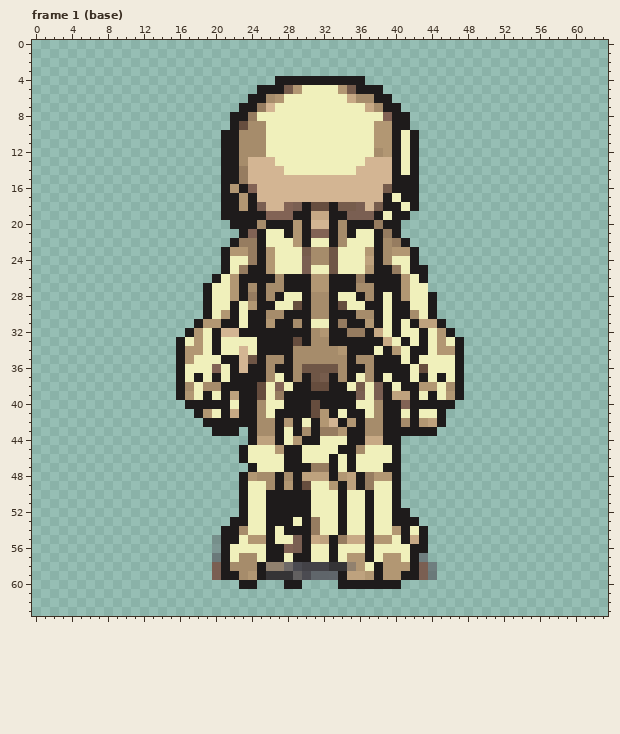
Edited in one commit: pixel-art file (assets/Enemy/skeleton/skeleton.aseprite). Above is the file before it was changed.
64x64 pixels, 27 frames. Colours within 5 levels of each other are drawn and written as one. Shown: frame 1 (base). The commit also changed other frames, which this record leaves out.
After:
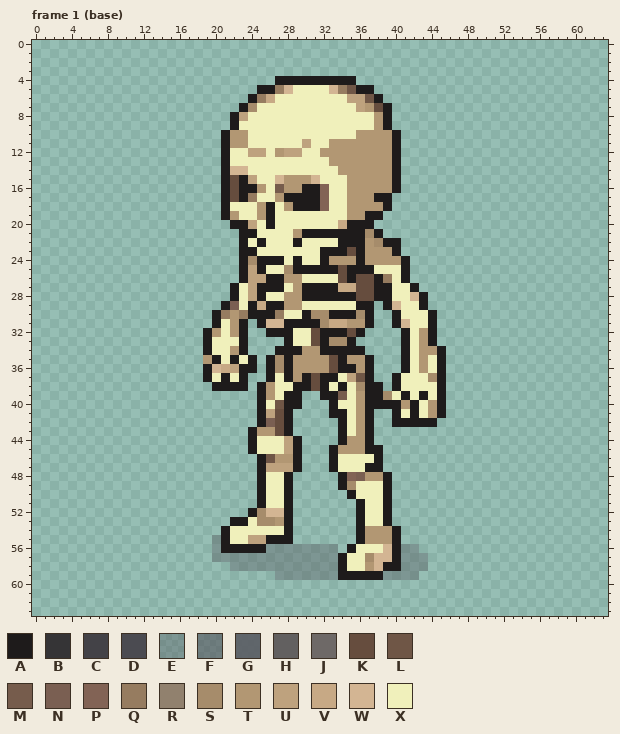
Palette (. is transparent): A #1e1b1b  B #353436  C #434247  D #4b4b51  E #58596065  F #585960a2  G #585960dd  H #626060  J #6e6967  K #664d3e  L #6f5646  M #765c4c  N #7a5f52  P #826355  Q #967c60  R #91816e  S #a68c6b  T #b29773  U #bea27e  V #c7a985  W #d3b593  X #f0f0bb
Change:
layer "north-west" now hidden
layer "west" now hidden
layer "south" now hidden
layer "south-east" now hidden
layer "east" now hidden
layer "north-east" now hidden
layer "north" now hidden
Changed rows in their new state; - is an unchanged pixel.
Frame 1 (base):
first column x 16:
 4 --------------------.-----------
 5 -----------QWX---WQL--.---------
 6 ---------QVX-------UUL-.--------
 7 --------SXX---------UTK-.-------
 8 -------UX-------------TA..------
 9 -------XXX-------------A..------
10 ------TTXX----------TT---..-----
11 ------TTXX----U--TTTTT---..-----
12 ------XXUU-TUU--TTTTTTT--..-----
13 ------XXXXX------TTTTTTT-..-----
14 ------WWXXXX------TTTTTT-..-----
15 ------KAUXX-TTT-XXXTTTTT-..-----
16 ------K-ATXMTTAAPXXTTTTT-..-----
17 ------KAQXXTAAAAPXXTTTA-...-----
18 ------XXXTAXTA-APXXTTTT-...-----
19 ------TXXTAXXXXXXXXTTA-...------
20 --------UX-XXXXXXXV---...-------
21 --------AX--X--AA-A-AS-..-------
22 ------.AX----AX--XAAATSAA.------
23 -----..AAXX---XXAAAKA-TTA..-----
24 -----..AS-AA-AXXATTTATTTTA.-----
25 -----..AU-X-SAAAAAKAAAXXXA..----
26 ----...-UU-ATTXXXXK-KK-QXA..----
27 ---...AXU-AAXT-AA-VVKK--XXA.----
28 ---...AXU-XXTT-AA-AAKK-AXXWA.---
29 ---..AN-AV-ATTXXXXX-A-.AWX-A.---
30 ---.AQTQ--AQXX-------A..-XX-----
31 --..AXTA.-WW-A-ASVVTTA..-WXXA.--
32 -..ATXT-..---XXKA--KA....A-TA..-
33 ...AX--A....-XXKASS-.....--TA...
34 ...AX-TA...--ATTAAA--....AXTTA..
35 ...TAX-XA.A--TTTTKATTA...AXT-A..
36 ...AWVUA-.AS-TTTTKA-TA...--T-A..
37 ...AXAX-..A--T-KA-XULA..-X-XS-..
38 ....A---.ATX----AX--SAA.AXXXXA..
39 .........ATX--..--MXTAASXAXAXA..
40 -........A-L--...-XXTAA--T-XT-.-
41 --.......AUK-....-AXTA..----T---
42 ---......ANKA.....-XTA..-A-AA.--
43 ----...--TTKA.....AXTA.......---
44 ---------XXXUA....ATTA...-------
45 -------.A--XU-...ATTTAA..-------
46 -------..ALTT-...--X--A..-------
47 --------.AUUU-...--X-AA..-------
48 -------..AXXA.....APNT-A.-------
49 -------..AXXA.....-SXX-A.-------
50 -------..AXX-......A-X-A.-------
51 -------..AXX-.......AX-A.-------
52 -------.ASWW-.......AX-A..------
53 ---------SST-.......AX-A...-----
54 ------XX--X--.......ATTTA...----
55 ------X-UU-AA.......AT--A...----
56 ------AAAAEEEEEEEE.A-X-WAEE.----
57 ----EEEEEEEEEEEEEEAXXSWWAEEE----
58 ----..EEEEEEEEEEEEAXXTWAAEEE.---
59 ----.......EEEEEEE-AAA-EEEE..---
60 -------..---..----.......-------
Changed places in both pictures, as pixel boxes (x1, y1, x2, y2):
changed: (176, 76, 464, 589)
